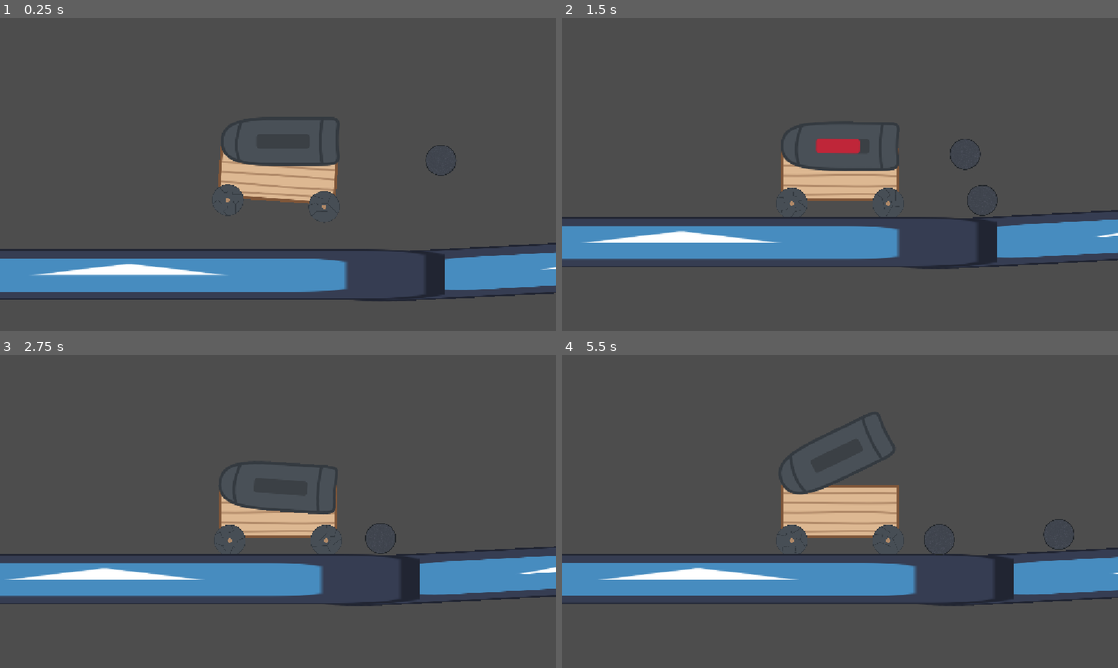
Above: before the commit, frames 1-4 (two rows, left to right).
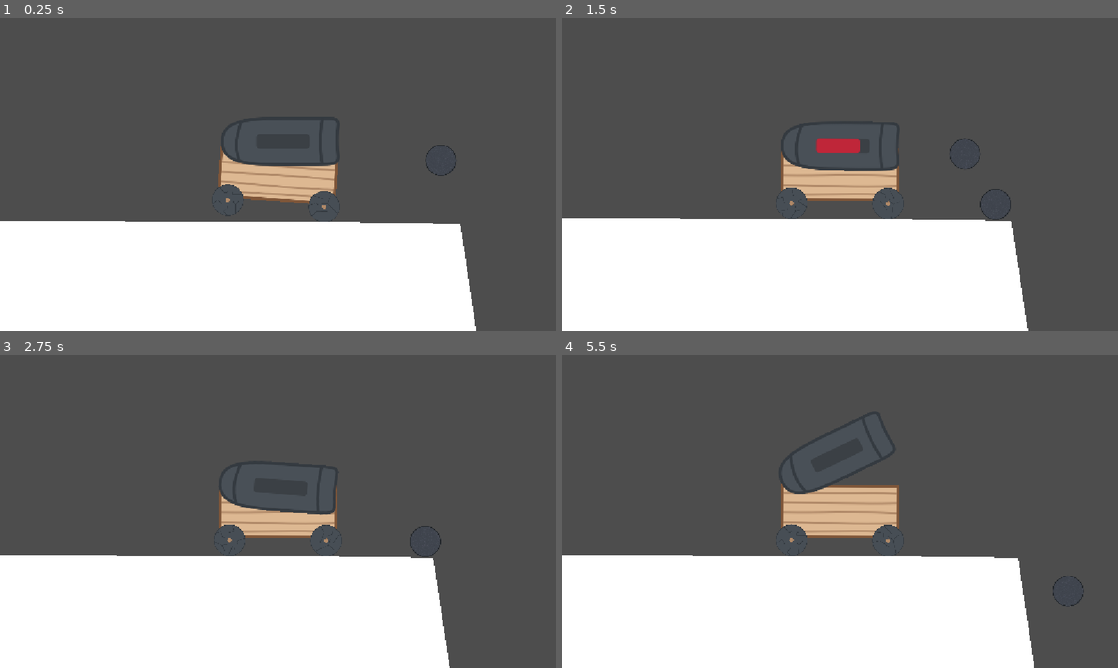
Above: after the commit, the same moments.

Repository: SuperNinjaCat5/Loose-Cannon
Game: Godot game, scene res://scenes/main.tscn
The game is run twice, just before and just after one commit, with the same random seed, the same clock (stepped at 60 frames per second) and the same inputs. The engine's default icon, where the game draws it, is replaced by a stand-in: a white triangle on a blue panel in a dark square.
Inputs:
- Up to frame 1 (0.25 s): no input
- Up to frame 2 (1.5 s): hold D (Right) 0.53-1.28 s; hold Space (Interact) 0.53-1.28 s; hold S (Down) from 1.28 s (still down); tap Space (Interact) at 1.35 s
- Up to frame 3 (2.75 s): release S (Down) at 2.03 s; hold D (Right) from 2.03 s (still down); hold Space (Interact) from 2.03 s (still down)
- Up to frame 4 (5.5 s): release D (Right) at 2.78 s; release Space (Interact) at 2.78 s; hold W (Up) 2.78-3.53 s; tap Space (Interact) at 2.85, 4.35 s; hold Space (Interact) 3.53-4.28 s; hold A (Left) 3.53-5.03 s; hold S (Down) from 5.03 s (still down); hold Space (Interact) from 5.03 s (still down)

The runs differ from the first frame. In frame 1, 31% of the frame differs, in the area x 0-100%, y 64-100%; in frame 2, 32%; in frame 3, 31%; in frame 4, 32%, in the area x 0-100%, y 18-100%.

Commit message:
Start a level system using polygons

Diff:
--- /dev/null
+++ b/scenes/levels/level_test.gd
@@ -0,0 +1,38 @@
+extends Node2D
+
+@onready var boundtangle = $Level_Bounds/Boundtangle
+@onready var camera = $Camera
+
+# Called when the node enters the scene tree for the first time.
+func _ready() -> void:
+
+	# COLLISION
+
+	var contact_boxes = find_children("*", "CollisionPolygon2D")
+	for box in contact_boxes:
+		var polys = box.get_parent().find_children("*", "Polygon2D")
+
+		if polys.is_empty():
+			printerr("Contact Box, ", box, " is missing a texture!")
+
+		var texture = polys[0]
+
+		box.polygon = texture.polygon
+
+	# CAMERA
+	### BROKEN AND VIBE CODED FIX LATER!!!!!!!
+	#var shape = boundtangle.shape as RectangleShape2D
+	#var extents = shape.size / 2
+	#var global_pos = boundtangle.global_position
+#
+	#camera.limit_left = global_pos.x - extents.x
+	#camera.limit_top = global_pos.y - extents.y
+	#camera.limit_right = global_pos.x + extents.x
+	#camera.limit_bottom = global_pos.y + extents.y
+	#
+	#camera.global_position = global_pos
+	#var viewport_size = get_viewport_rect().size
+	#var level_size = shape.size  # full size, not extents
+	#var zoom_factor = max(level_size.x / viewport_size.x, level_size.y / viewport_size.y)
+	#camera.zoom = Vector2(zoom_factor, zoom_factor)
+	#camera.make_current()
--- /dev/null
+++ b/scenes/levels/level_test.tscn
@@ -0,0 +1,36 @@
+[gd_scene format=3 uid="uid://u4vhlxxdukoy"]
+
+[ext_resource type="Script" uid="uid://dr4n5iy0438gs" path="res://scenes/levels/level_test.gd" id="1_h0hot"]
+
+[sub_resource type="RectangleShape2D" id="RectangleShape2D_jljl1"]
+size = Vector2(3403, 898)
+
+[node name="LevelTest" type="Node2D" unique_id=1366936845]
+script = ExtResource("1_h0hot")
+
+[node name="Cliff" type="StaticBody2D" parent="." unique_id=2142637843]
+
+[node name="Texture" type="Polygon2D" parent="Cliff" unique_id=2005441091]
+polygon = PackedVector2Array(248, 199, -494, 196, -497, 752, 549, 755, 466, 202)
+
+[node name="Contact_Box" type="CollisionPolygon2D" parent="Cliff" unique_id=1445257474]
+
+[node name="Ground" type="StaticBody2D" parent="." unique_id=275956902]
+
+[node name="Texture" type="Polygon2D" parent="Ground" unique_id=946635140]
+position = Vector2(-77, -18)
+polygon = PackedVector2Array(489, 653, 2958, 659, 2964, 754, 530, 760)
+
+[node name="Contact_Box" type="CollisionPolygon2D" parent="Ground" unique_id=618245253]
+
+[node name="Camera" type="Camera2D" parent="." unique_id=737321385]
+editor_draw_screen = false
+
+[node name="Level_Bounds" type="Area2D" parent="." unique_id=1558515055]
+monitoring = false
+monitorable = false
+
+[node name="Boundtangle" type="CollisionShape2D" parent="Level_Bounds" unique_id=817146254]
+position = Vector2(1201.5, 315)
+shape = SubResource("RectangleShape2D_jljl1")
+disabled = true
--- a/scenes/main.tscn
+++ b/scenes/main.tscn
@@ -1,39 +1,15 @@
 [gd_scene format=3 uid="uid://bajy5hhp0n65q"]
 
 [ext_resource type="PackedScene" uid="uid://ca04ssjgs72qv" path="res://scenes/cart.tscn" id="1_o5qli"]
-[ext_resource type="Texture2D" uid="uid://cuyx6g6ynilfg" path="res://icon.svg" id="2_0wfyh"]
+[ext_resource type="PackedScene" uid="uid://u4vhlxxdukoy" path="res://scenes/levels/level_test.tscn" id="3_jyhfs"]
 [ext_resource type="PackedScene" uid="uid://yfhdegpykn3e" path="res://scenes/cannon_ball.tscn" id="3_sugp2"]
-
-[sub_resource type="RectangleShape2D" id="RectangleShape2D_jljl1"]
-size = Vector2(1120.5, 95)
 
 [node name="main" type="Node" unique_id=1885324265]
 
 [node name="Cart" parent="." unique_id=36557850 instance=ExtResource("1_o5qli")]
 position = Vector2(86.91264, 75.43724)
 
-[node name="StaticBody2D" type="StaticBody2D" parent="." unique_id=732455289]
-position = Vector2(760, 286)
-
-[node name="Sprite2D" type="Sprite2D" parent="StaticBody2D" unique_id=908857501]
-position = Vector2(60.24997, 0)
-rotation = -0.050614547
-scale = Vector2(9.269531, 0.8125)
-texture = ExtResource("2_0wfyh")
-
-[node name="CollisionShape2D" type="CollisionShape2D" parent="StaticBody2D" unique_id=1010832352]
-rotation = -0.04363323
-shape = SubResource("RectangleShape2D_jljl1")
-
-[node name="StaticBody2D2" type="StaticBody2D" parent="." unique_id=1442776700]
-position = Vector2(-220, 307)
-
-[node name="Sprite2D" type="Sprite2D" parent="StaticBody2D2" unique_id=625636790]
-scale = Vector2(10.2109375, 0.8125)
-texture = ExtResource("2_0wfyh")
-
-[node name="CollisionShape2D" type="CollisionShape2D" parent="StaticBody2D2" unique_id=245462472]
-shape = SubResource("RectangleShape2D_jljl1")
-
 [node name="cannon_ball" parent="." unique_id=1379676203 instance=ExtResource("3_sugp2")]
 position = Vector2(426, 42)
+
+[node name="LevelTest" parent="." unique_id=1366936845 instance=ExtResource("3_jyhfs")]
Not shown, added: scenes/levels/level_test.gd.uid
Not shown, changed: README.md
